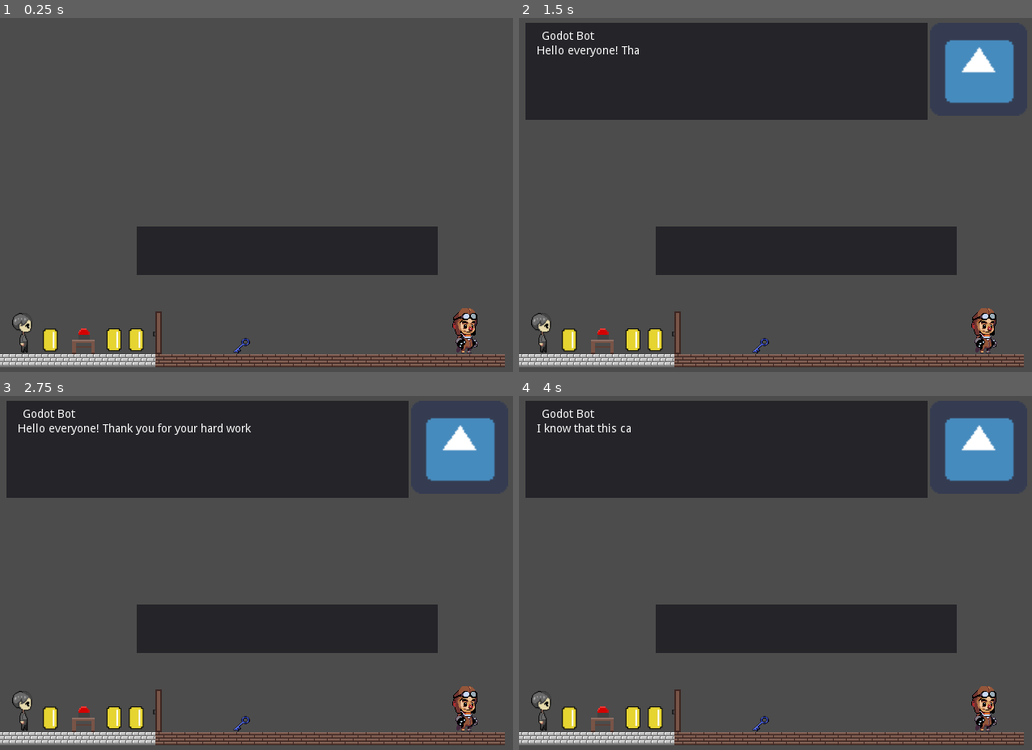
Above: before the commit, frames 1-4 (two rows, left to right).
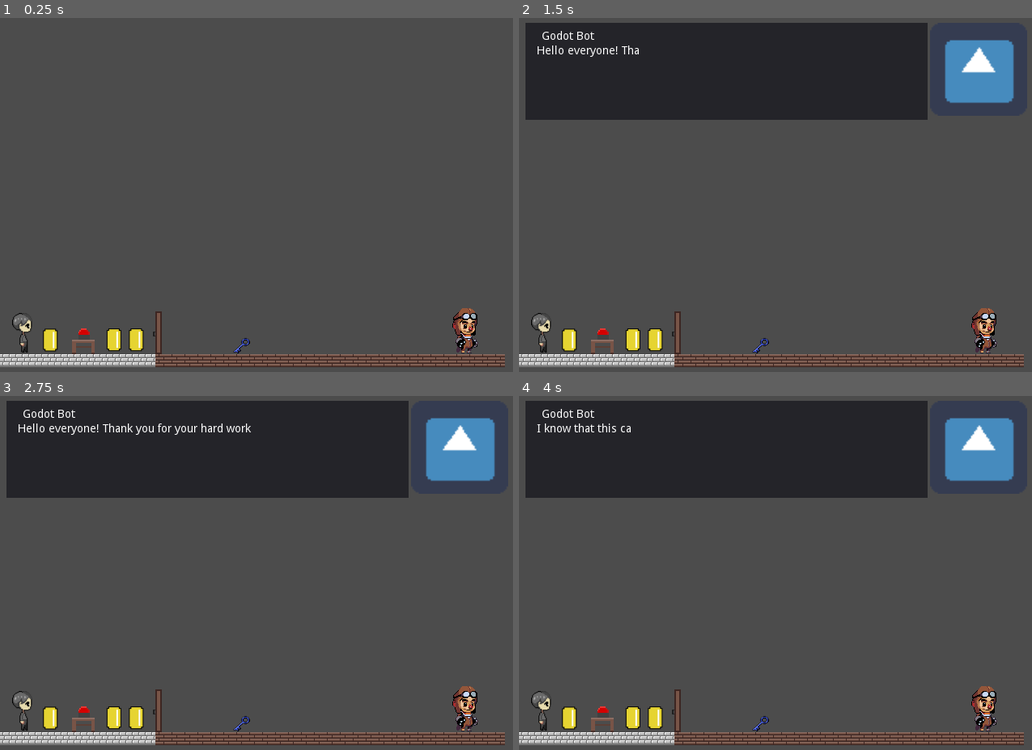
Above: after the commit, the same moments.

Repository: bkuon/Reverie
Game: Godot game, scene res://world.tscn
The game is run twice, just before and just after one commit, with the same random seed, the same clock (stepped at 60 frames per second) and the same inputs. The engine's default icon, where the game draws it, is replaced by a stand-in: a white triangle on a blue panel in a dark square.
Inputs:
- Up to frame 1 (0.25 s): no input
- Up to frame 2 (1.5 s): tap Enter at 0.5 s; hold Right (ui_right) 0.53-1.28 s; tap Z (ui_accept) at 0.77, 1.25 s; hold Down (ui_down) from 1.28 s (still down)
- Up to frame 3 (2.75 s): tap Z (ui_accept) at 1.52, 2 s; release Down (ui_down) at 2.03 s; hold Right (ui_right) from 2.03 s (still down)
- Up to frame 4 (4 s): tap Z (ui_accept) at 2.75, 3.02, 3.5, 3.77 s; release Right (ui_right) at 2.78 s; hold Up (ui_up) 2.78-3.53 s; hold Left (ui_left) from 3.53 s (still down)

The runs differ from the first frame. In frame 1, 8.0% of the frame differs, in the area x 26-86%, y 58-73%; in frame 2, 8.0%; in frame 3, 8.0%; in frame 4, 8.0%.
Error before the commit: Parse Error: Expected '(' after assert (res://DialogueParser.gd:85)

Commit message:
Implementing dialogue parser

Diff:
--- a/Coin.gd
+++ b/Coin.gd
@@ -2,6 +2,8 @@
 
 # Declare member variables here. Examples:
 onready var globals = get_node("/root/Globals")
+var can_speak = false
+var can_interact = true
 
 # Called every frame. 'delta' is the elapsed time since the previous frame.
 func _process(delta):
--- a/DialogueParser.gd
+++ b/DialogueParser.gd
@@ -82,7 +82,7 @@
 #loads JSON files as Dictionary
 func load_dialog(file_path):
 	var file = File.new()
-	assert file.file_exists(file_path)
+	assert(file.file_exists(file_path))
 	file.open(file_path, file.READ)
 	var dialog = parse_json(file.get_as_text())
 	return dialog
--- a/Globals.gd
+++ b/Globals.gd
@@ -16,8 +16,8 @@
 
 # Called when the node enters the scene tree for the first time.
 func _ready():
-    canvas_layer = CanvasLayer.new()
-    add_child(canvas_layer)
+	canvas_layer = CanvasLayer.new()
+	add_child(canvas_layer)
 
 # global functions are currently:
 # pause menu
--- a/KinematicBody2D.gd
+++ b/KinematicBody2D.gd
@@ -6,6 +6,8 @@
 const RESISTANCE = Vector2(0,-1)
 
 var motion = Vector2()
+var obj_name: String
+var obj
 
 func _physics_process(delta):
 	#motion.y += GRAVITY
@@ -18,8 +20,27 @@
 		motion.x = -SPEED
 		$sprite.flip_h = true
 		$sprite.play("walk")
+	elif Input.is_action_just_pressed("interact"):
+		if obj and obj_name != "" and obj.can_speak:
+			get_node("../DialogueParser").init_dialogue(obj_name)
 	else:
 		motion.x=0
 		$sprite.play("idle")
 
 	move_and_slide(motion,RESISTANCE)
+
+
+#signals when player is touching object.
+#gets object name for DialogueParser
+func _on_Area2D_area_entered(area):
+	obj_name = area.name
+	obj = area.get_parent()
+
+
+func _on_Area2D_area_exited(area):
+	obj = ""
+
+# custom signal says that the item has been checked for/ or has finished dialogue
+func _on_DialogueParser_done_talking():
+	obj.can_interact = true
+	obj.can_speak = false
--- a/bluekey.gd
+++ b/bluekey.gd
@@ -2,10 +2,13 @@
 
 var picked = false
 
+var can_speak = true
+var can_interact = false
+
 
 func _input(event):
 	if event is InputEventKey:
-		if event.pressed and event.scancode == KEY_Z:
+		if event.pressed and event.scancode == KEY_Z and can_interact:
 			var bodies = $bluekey.get_overlapping_bodies()
 			for b in bodies:
 				if b.name == "MC_Sprite":
--- a/button.gd
+++ b/button.gd
@@ -3,6 +3,9 @@
 var pressed = false
 #onready var door = get_tree().get_root().get_node("World/doorObject/doorObj")
 onready var globals = get_node("/root/Globals")
+
+var can_speak = false
+var can_interact = true
 
 func _input(event):
 	if event is InputEventKey:
--- a/door.gd
+++ b/door.gd
@@ -5,11 +5,14 @@
 var dooropen = preload("res://images/Items/dooropen.png")
 var doorclosed = preload("res://images/Items/doorclosed.png")
 
+var can_speak = false
+var can_interact = true
+
 onready var door = get_node("doorObj/doorSprite")
 
 func _input(event):
 	if event is InputEventKey:
-		if event.pressed and event.scancode == KEY_Z:
+		if event.pressed and event.scancode == KEY_Z and can_interact:
 			var unlocked = globals.unlocked
 			var bodies = $doorObj.get_overlapping_bodies()
 			for b in bodies:
--- a/project.godot
+++ b/project.godot
@@ -42,6 +42,11 @@
 "events": [ Object(InputEventKey,"resource_local_to_scene":false,"resource_name":"","device":0,"alt":false,"shift":false,"control":false,"meta":false,"command":false,"pressed":false,"scancode":88,"unicode":0,"echo":false,"script":null)
  ]
 }
+interact={
+"deadzone": 0.5,
+"events": [ Object(InputEventKey,"resource_local_to_scene":false,"resource_name":"","device":0,"alt":false,"shift":false,"control":false,"meta":false,"command":false,"pressed":false,"scancode":90,"unicode":0,"echo":false,"script":null)
+ ]
+}
 
 [rendering]
 
--- a/world.tscn
+++ b/world.tscn
@@ -39,15 +39,18 @@
 extents = Vector2( 13, 24 )
 
 [sub_resource type="RectangleShape2D" id=3]
+extents = Vector2( 12.0269, 22.7418 )
+
+[sub_resource type="RectangleShape2D" id=4]
 extents = Vector2( 16.5859, 10.0336 )
 
-[sub_resource type="RectangleShape2D" id=4]
+[sub_resource type="RectangleShape2D" id=5]
 extents = Vector2( 11.0656, 15.163 )
 
-[sub_resource type="RectangleShape2D" id=5]
+[sub_resource type="RectangleShape2D" id=6]
 extents = Vector2( 16.2286, 25.9858 )
 
-[sub_resource type="SpriteFrames" id=6]
+[sub_resource type="SpriteFrames" id=7]
 animations = [ {
 "frames": [ ExtResource( 12 ), ExtResource( 13 ), ExtResource( 14 ), ExtResource( 15 ), ExtResource( 16 ), ExtResource( 13 ), ExtResource( 12 ) ],
 "loop": false,
@@ -66,7 +69,6 @@
 [node name="MC_Sprite" type="KinematicBody2D" parent="." groups=[
 "player",
 ]]
-editor/display_folded = true
 position = Vector2( 27.7349, 405.752 )
 script = ExtResource( 1 )
 __meta__ = {
@@ -81,10 +83,14 @@
 position = Vector2( 0, 1 )
 shape = SubResource( 2 )
 
+[node name="Area2D" type="Area2D" parent="MC_Sprite"]
+
+[node name="CollisionShape2D" type="CollisionShape2D" parent="MC_Sprite/Area2D"]
+shape = SubResource( 3 )
+
 [node name="keyObject" type="RigidBody2D" parent="." groups=[
 "inventoryItem",
 ]]
-editor/display_folded = true
 collision_layer = 2
 collision_mask = 2
 gravity_scale = 0.0
@@ -105,17 +111,16 @@
 
 [node name="CollisionShape2D" type="CollisionShape2D" parent="keyObject/bluekey"]
 position = Vector2( 1.55856, 2.81018 )
-shape = SubResource( 3 )
+shape = SubResource( 4 )
 
 [node name="doorObject" type="StaticBody2D" parent="."]
 script = ExtResource( 7 )
 
 [node name="CollisionShape2D2" type="CollisionShape2D" parent="doorObject"]
 position = Vector2( 196.944, 405.818 )
-shape = SubResource( 4 )
+shape = SubResource( 5 )
 
 [node name="doorObj" type="Area2D" parent="doorObject"]
-editor/display_folded = true
 position = Vector2( 357.265, 344.806 )
 gravity_point = true
 gravity_vec = Vector2( 0, 0 )
@@ -138,12 +143,10 @@
 tile_data = PoolIntArray( 1769472, 1, 0, 1769473, 1, 0, 1769474, 1, 0, 1769475, 1, 0, 1769476, 1, 0, 1769477, 1, 0, 176 …(492 unchanged characters)…
 
 [node name="button" type="StaticBody2D" parent="."]
-editor/display_folded = true
 script = ExtResource( 10 )
 
 [node name="table_button" type="Area2D" parent="button"]
-editor/display_folded = true
-position = Vector2( -1.52588e-005, 0 )
+position = Vector2( -1.52588e-05, 0 )
 collision_layer = 2
 __meta__ = {
 "_edit_group_": true
@@ -157,16 +160,15 @@
 [node name="button" type="AnimatedSprite" parent="button/table_button"]
 position = Vector2( 101.83, 398.051 )
 scale = Vector2( 1.74634, 1.99512 )
-frames = SubResource( 6 )
+frames = SubResource( 7 )
 animation = "pressIn"
 
 [node name="CollisionShape2D" type="CollisionShape2D" parent="button/table_button"]
 position = Vector2( 104.258, 415.99 )
 z_index = 2
-shape = SubResource( 7 )
+shape = SubResource( 8 )
 
 [node name="CoinObject" type="StaticBody2D" parent="."]
-editor/display_folded = true
 script = ExtResource( 17 )
 
 [node name="Coin" type="Area2D" parent="CoinObject"]
@@ -180,10 +182,9 @@
 
 [node name="CollisionShape2D" type="CollisionShape2D" parent="CoinObject/Coin"]
 position = Vector2( 0.957748, 0.081665 )
-shape = SubResource( 4 )
+shape = SubResource( 5 )
 
 [node name="CoinObject2" type="StaticBody2D" parent="."]
-editor/display_folded = true
 script = ExtResource( 17 )
 
 [node name="Coin" type="Area2D" parent="CoinObject2"]
@@ -197,10 +198,9 @@
 
 [node name="CollisionShape2D" type="CollisionShape2D" parent="CoinObject2/Coin"]
 position = Vector2( 0.957748, 0.081665 )
-shape = SubResource( 4 )
+shape = SubResource( 5 )
 
 [node name="CoinObject3" type="StaticBody2D" parent="."]
-editor/display_folded = true
 script = ExtResource( 17 )
 
 [node name="Coin" type="Area2D" parent="CoinObject3"]
@@ -227,10 +227,9 @@
 
 [node name="CollisionShape2D" type="CollisionShape2D" parent="NPC/NPC"]
 position = Vector2( 574, 404 )
-shape = SubResource( 8 )
+shape = SubResource( 9 )
 
 [node name="DialogueParser" type="Node2D" parent="."]
-editor/display_folded = true
 script = ExtResource( 21 )
 
 [node name="Panel" type="Panel" parent="DialogueParser"]
@@ -250,3 +249,6 @@
 __meta__ = {
 "_edit_use_anchors_": false
 }
+[connection signal="area_entered" from="MC_Sprite/Area2D" to="MC_Sprite" method="_on_Area2D_area_entered"]
+[connection signal="area_exited" from="MC_Sprite/Area2D" to="MC_Sprite" method="_on_Area2D_area_exited"]
+[connection signal="done_talking" from="DialogueParser" to="MC_Sprite" method="_on_DialogueParser_done_talking"]
Not shown: 4 places in world.tscn that only renumber resources
